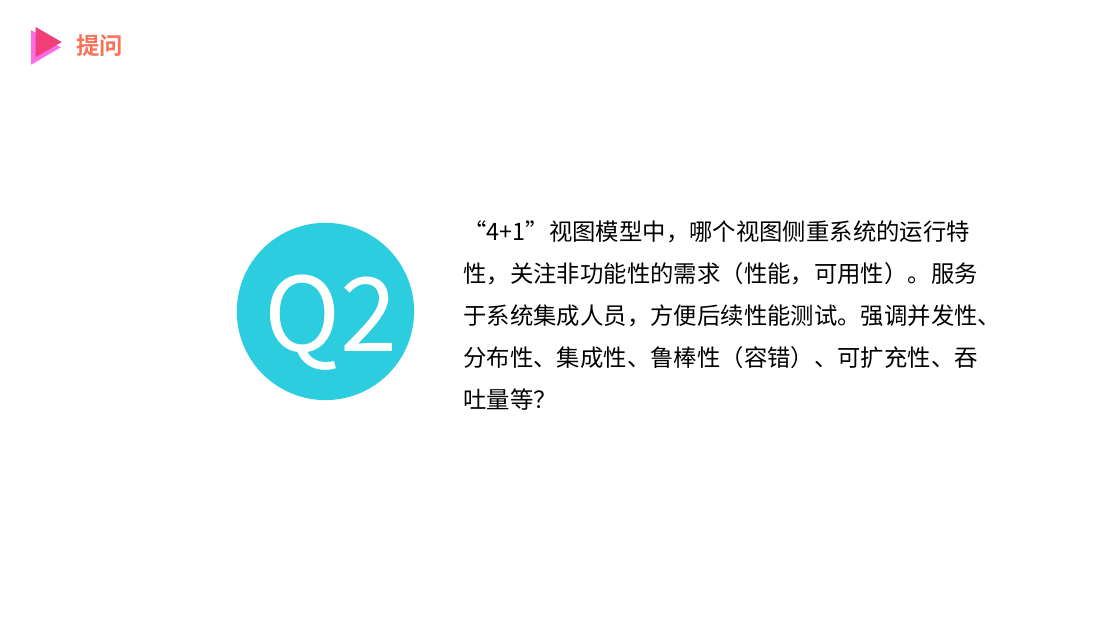
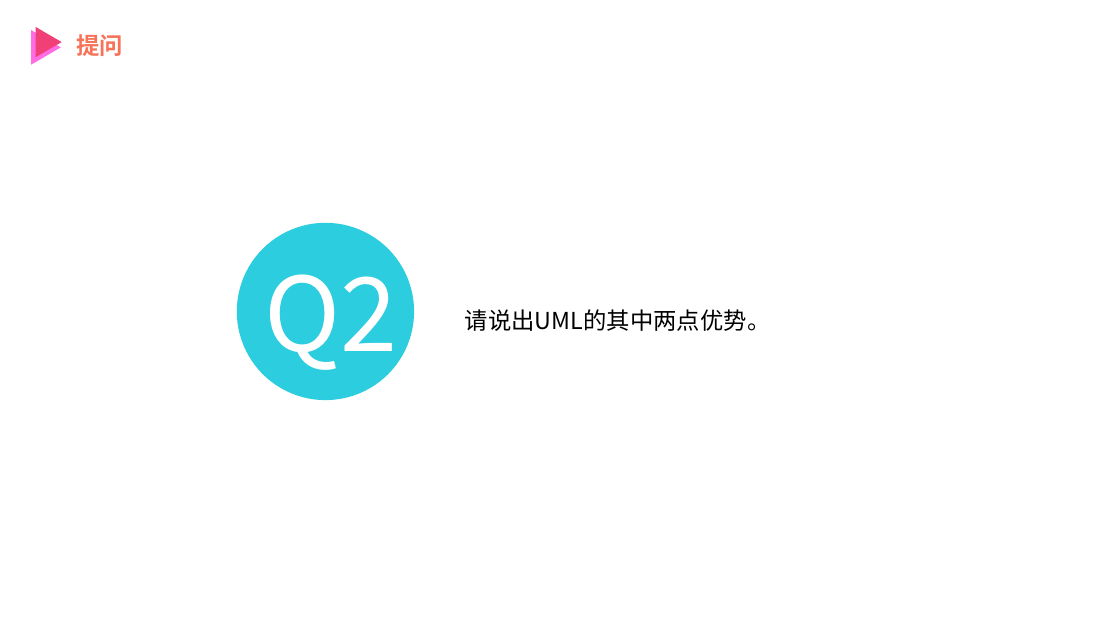
Before and after one commit to PRD2018-G12/SE-Education-Assistant-System, a slide deck: slide 26 of 非受控文档/UML翻转课堂/UML 基础 综合应用和问题解答.pptx (slide 44 before the commit). Drawn at 1120x630 pixels with LibreOffice and Linux fonts; fonts in the diff are those of the drawing. Boxes give left, top, right and bottom in pixels: in the first picture for what was removed or moved away, otherwise in the second. Text is boxed around its words. In the diff, an @@ line names an element or a change of style, - is before the commit and + after.

```diff
--- a/非受控文档/UML翻转课堂/UML 基础 综合应用和问题解答.pptx
+++ b/非受控文档/UML翻转课堂/UML 基础 综合应用和问题解答.pptx
@@ text at box(465, 309, 771, 331): text changed @@
-“4+1”视图模型中，哪个视图侧重系统的运行特性，关注非功能性的需求（性能，可用性）。服务于系统集成人员，方便后续性能测试。强调并发性、分布性、集成性、鲁棒性（容错）、可扩充性、吞吐量等？
+请说出UML的其中两点优势。
```
Also in this commit, not shown: 10 other slides changed, 18 slides added, 36 slides removed, 1 other file.
